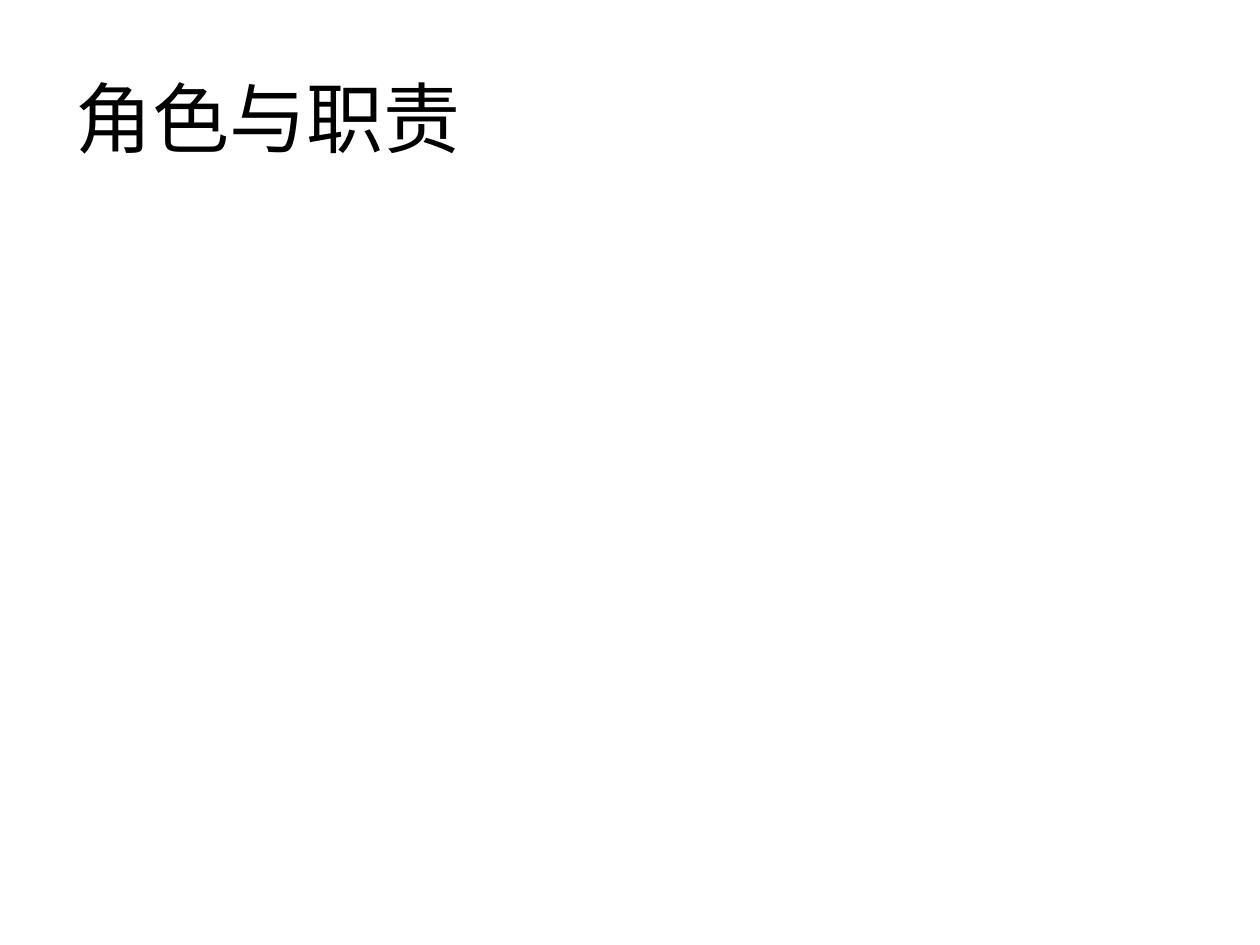
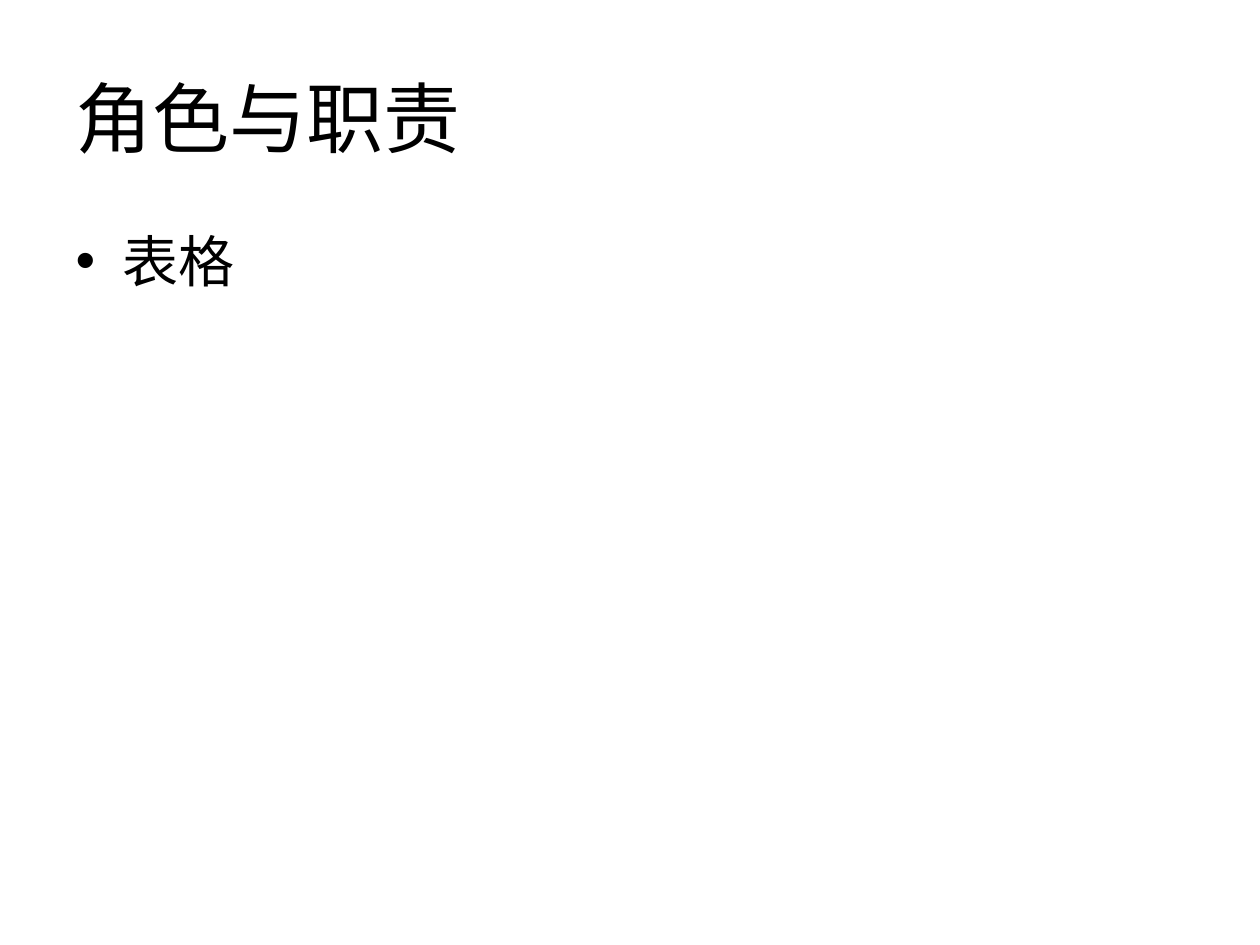
Before and after one commit to xianmomo/demo, a slide deck: slide 4 of 新员工入职指引/配置管理规范及要求.pptx (slide 3 before the commit). Drawn at 1260x945 pixels with LibreOffice and Linux fonts; fonts in the diff are those of the drawing. Boxes give left, top, right and bottom in pixels: in the first picture for what was removed or moved away, otherwise in the second. Text is boxed around its words. In the diff, an @@ line names an element or a change of style, - is before the commit and + after.

```diff
--- a/新员工入职指引/配置管理规范及要求.pptx
+++ b/新员工入职指引/配置管理规范及要求.pptx
@@ text added at [123, 235, 235, 287], 32 pt, text #000000 @@
+• 表格
```
Also in this commit, not shown: 3 other slides changed, 4 slides added, 1 slide removed, 2 other files.
